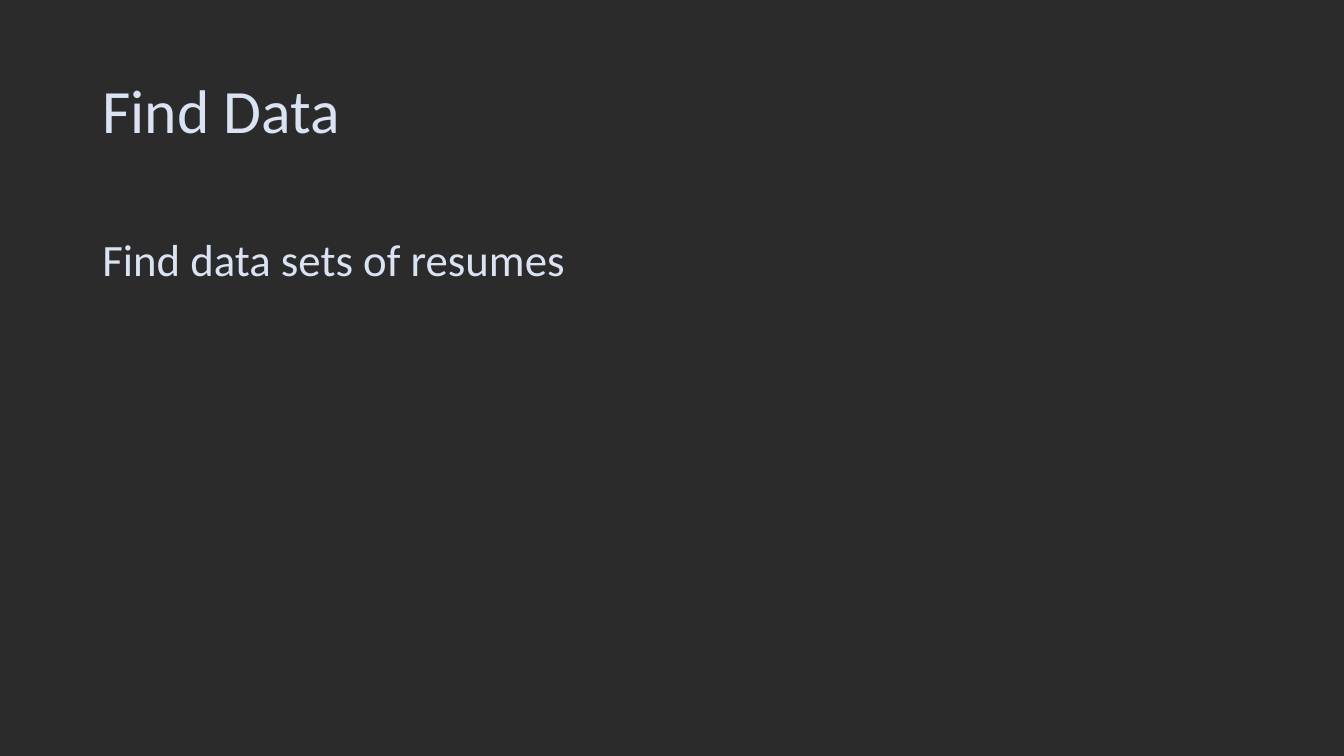
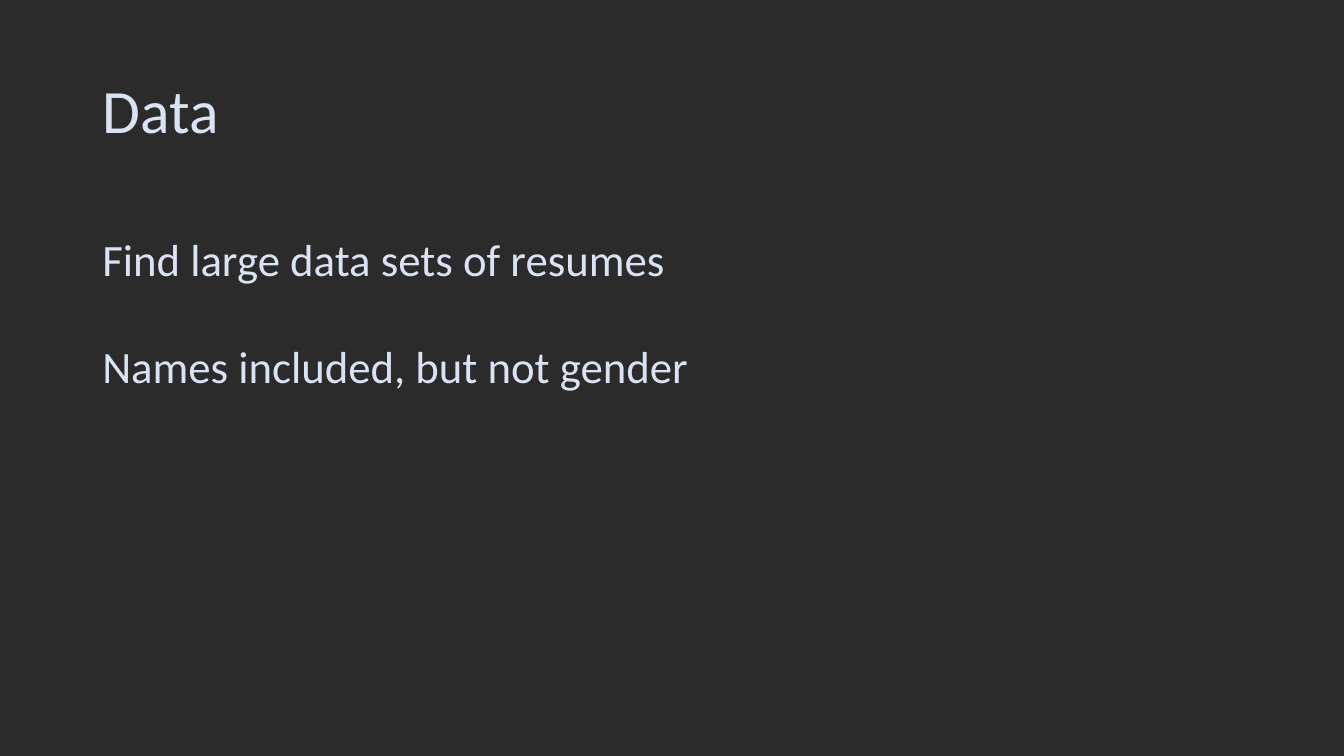
Before and after one commit to yurilavinas/ai_big_data_quantum_compution, a slide deck: slide 4 of DegenderisePresentation.pptx. Drawn at 1344x756 pixels with LibreOffice and Linux fonts; fonts in the diff are those of the drawing; background and template pictures are left out; a plain dark background stands for a picture behind light text. Boxes give left, top, right and bottom in pixels: in the first picture for what was removed or moved away, otherwise in the second. Text is boxed around its words. In the diff, an @@ line names an element or a change of style, - is before the commit and + after.

```diff
--- a/DegenderisePresentation.pptx
+++ b/DegenderisePresentation.pptx
@@ title at box(102, 93, 218, 134): text changed @@
-Find Data
+Data
@@ text at box(102, 245, 688, 391): text changed @@
-Find data sets of resumes
+Find large data sets of resumes
+Names included, but not gender
```
Also in this commit, not shown: 2 other slides changed, 1 slide added, 1 slide removed.
